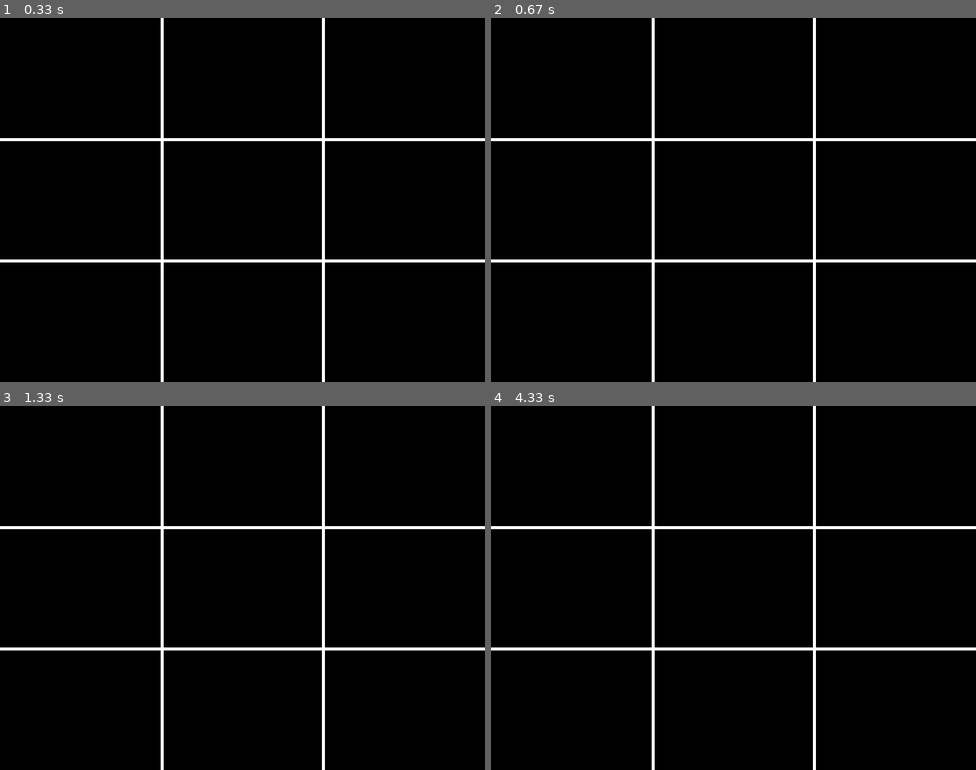
Above: before the commit, frames 1-4 (two rows, left to right).
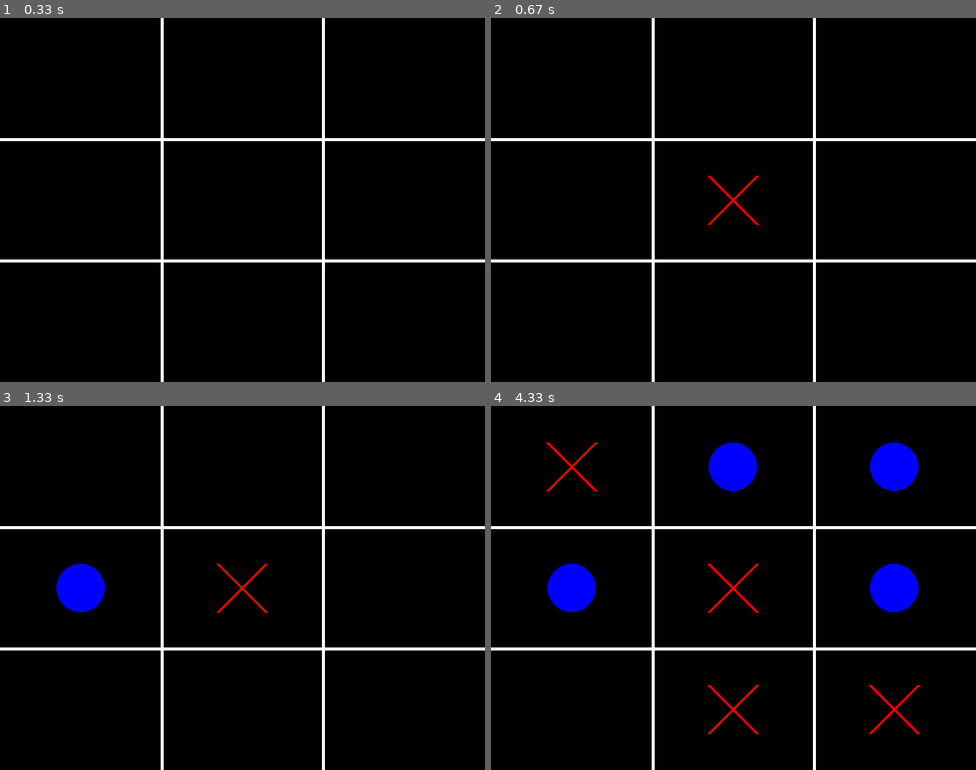
Above: after the commit, the same moments.

Repository: Mikel331/Pygame
Game: pygame game, started from Tres_En_Raya/main.py
Same seed, same stepped clock (60 frames per second), same inputs: the game is played once before the commit and once after it.
Inputs (mouse positions are in pixels of both pictures, inside the frame that each line leads up to):
- Up to frame 1 (0.33 s): no input
- Up to frame 2 (0.67 s): click (733, 200) at 0.38 s
- Up to frame 3 (1.33 s): click (126, 591) at 0.72 s; click (92, 533) at 1.05 s
- Up to frame 4 (4.33 s): click (912, 715) at 1.38 s; click (743, 464) at 1.72 s; click (709, 682) at 2.05 s; click (859, 646) at 2.38 s; click (549, 507) at 3.22 s; click (835, 522) at 4.05 s

Frame 1 is identical in both runs. In frame 2, 0.2% of the frame differs, in the area x 44-56%, y 43-57%; in frame 3, 1.2%; in frame 4, 4.8%, in the area x 11-89%, y 10-91%.

Commit message:
commit funcion de llamar a los simbolos y dibujarlos

Diff:
--- a/Tres_En_Raya/Jugador.py
+++ b/Tres_En_Raya/Jugador.py
@@ -5,7 +5,7 @@
 
         self.posicion = posicion
         self.simbolo = simbolo
-        self.puntos = 0
+
 
 
     def dibujo_Figuras(self,pantalla):
--- a/Tres_En_Raya/main.py
+++ b/Tres_En_Raya/main.py
@@ -1,28 +1,63 @@
 import pygame
 from Tablero import Tablero
 from Jugador import Jugador
+
 pygame.init()
-ventana = pygame.display.set_mode((800,600))
+ventana = pygame.display.set_mode((800, 600))
 pygame.display.set_caption("Tres en Raya")
-running= True
+running = True
 
-jugador1 = Jugador(pygame.Vector2(200,200),"O")
-jugador2 = Jugador(pygame.Rect(300,200,80,80), "X")
 tablero = Tablero()
 
+
+cuadrado = [None] * 9
+turno = "X"
+
+
+ancho_celda = 800 // 3
+alto_celda = 600 // 3
+
+
+def elegir_cuadrado(pos, cuadrado, turno):
+    x, y = pos
+    columna = x // ancho_celda
+    fila = y // alto_celda
+    i = fila * 3 + columna
+
+    if cuadrado[i] is None:
+        cuadrado[i] = turno
+        return True
+    return False
 
 while running:
     for event in pygame.event.get():
         if event.type == pygame.QUIT:
             running = False
 
+        elif event.type == pygame.MOUSEBUTTONDOWN:
+            if elegir_cuadrado(event.pos, cuadrado, turno):
+                turno = "O" if turno == "X" else "X"
+
 
     ventana.fill("black")
     tablero.dibujar(ventana)
 
+    for idx, valor in enumerate(cuadrado):
+        if valor is not None:
+            fila = idx // 3
+            columna = idx % 3
 
+            pos_x = columna * ancho_celda + ancho_celda // 2
+            pos_y = fila * alto_celda + alto_celda // 2
+
+            if valor == "O":
+                jugador = Jugador(pygame.Vector2(pos_x, pos_y), "O")
+            else:
+
+                jugador = Jugador(pygame.Rect(pos_x - 40, pos_y - 40, 80, 80), "X")
+
+            jugador.dibujo_Figuras(ventana)
 
     pygame.display.flip()
 
-
 pygame.quit()
